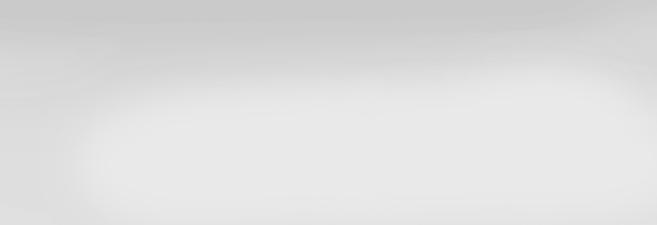
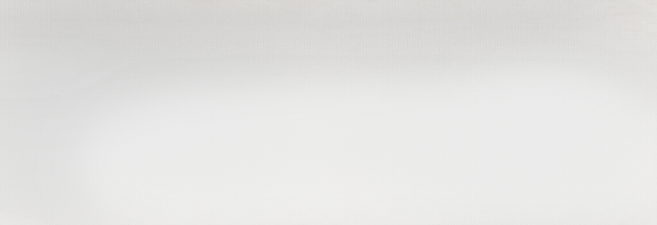
Layered file, before and after one edit (657x225). Changes by layer:
added layer "图层 4" (overlay, 50%) above "图层 3" over [0, 0, 657, 225]